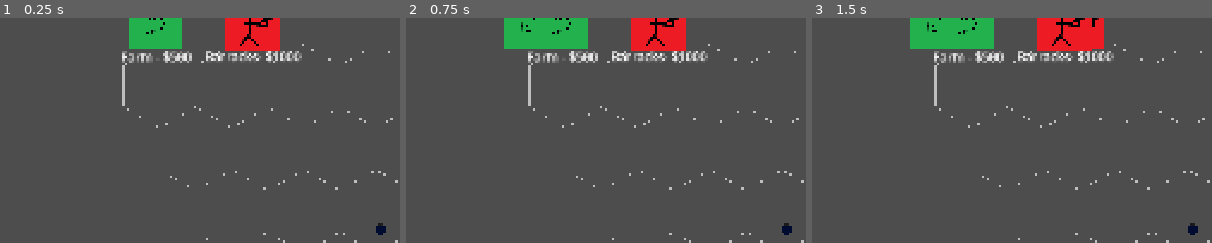
Above: before the commit, frames 1-3 (left to right).
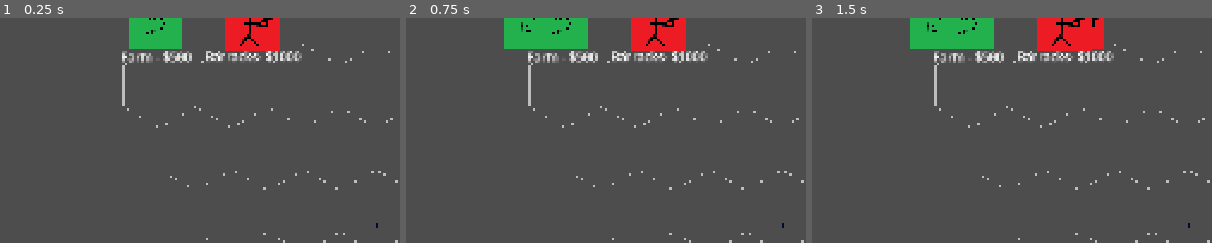
Above: after the commit, the same moments.

Repository: NathanBerglas/ROR-Testing
Game: Godot game, scene res://scenes/Player.tscn
Two runs of this game, one before a commit and one after it. Both use one fixed random seed, a clock stepped at 60 frames per second and the inputs below. This scene is started directly instead of the project's main scene.
Inputs (mouse positions are % of the whole screen's width and height, from its top left):
- Up to frame 1 (0.25 s): no input
- Up to frame 2 (0.75 s): click (19, 6) at 0.5 s
- Up to frame 3 (1.5 s): click (32, 6) at 1.25 s
The pictures show only the part of the screen within x 0-50%, y 5-55%; the shares and areas given below are measured in that part.

The runs differ from the first frame. In frame 1, 0.1% of the frame differs, in the area x 94-97%, y 91-97%; in frame 2, 0.1%; in frame 3, 0.1%.

Commit message:
Grid now updates each tick with the position of each meeple

Diff:
--- a/scenes/Meeples/meepleControl.tscn
+++ b/scenes/Meeples/meepleControl.tscn
@@ -16,8 +16,8 @@
 [node name="TargetMarker" type="Sprite2D" parent="."]
 modulate = Color(0.000645722, 0.218362, 1, 1)
 z_index = 1
-position = Vector2(531, 344)
-scale = Vector2(0.2, 0.2)
+position = Vector2(522.6, 336.1)
+scale = Vector2(0.06875, 0.0765625)
 texture = ExtResource("3_hkl3t")
 
 [node name="ColorRect" type="ColorRect" parent="."]
@@ -40,3 +40,6 @@
 layout_mode = 2
 theme_override_styles/focus = SubResource("StyleBoxEmpty_jurxu")
 text = "2 - Create/Merge Groups"
+
+[node name="Attack" type="Button" parent="VBoxContainer"]
+layout_mode = 2
--- a/scripts/Meeples/meeple.gd
+++ b/scripts/Meeples/meeple.gd
@@ -18,12 +18,12 @@
 var size = 1 #Size of the ARMY hashtag troops slay
 var groupNum = 0
 var min_distance = 9 # Squared
-var pos = Vector2(0,0)
+var pos = Vector2i(0, 0)
 var HP = 1
 
 func _physics_process(delta): #runs on each meeple every tick
 	label.text = str(HP)
-	pos = self.rb.get_global_position()
+
 
 
 	if (dest != null): #if a meeple has somewhere to go, goes to it
--- a/scripts/Meeples/meeple_control.gd
+++ b/scripts/Meeples/meeple_control.gd
@@ -5,6 +5,7 @@
 @onready var selection_box = $ColorRect
 @onready var RCLICKORDER = $VBoxContainer/Order
 @onready var RCLICKGROUP = $VBoxContainer/Group
+@onready var RCLICKATTACK= $VBoxContainer/Attack
 @onready var RCLICKMENU = $VBoxContainer
 
 var time = 0
@@ -43,13 +44,15 @@
 	RCLICKGROUP.button_up.connect(_on_group_button_released)
 	RCLICKORDER.button_down.connect(_on_order_button_pressed)
 	RCLICKORDER.button_up.connect(_on_order_button_released)
+	RCLICKATTACK.button_down.connect(_on_attack_button_pressed)
+	RCLICKATTACK.button_up.connect(_on_attack_button_released)
 
 func _process(delta): #Runs every tick
 	time += delta
 	#if playerID == multiplayer.get_unique_id():
 
 	#Goes through every meeple and sets them to their colour and resets their
-	mergeAllMeeples()
+	cleanMeeples()
 	for g in range(0,group.size()):
 		for node in range(0,group[g].size()):
 			if group[g][node].selected:
@@ -136,7 +139,7 @@
 			var rect = Rect2(selection_box.global_position, selection_box.size)
 			for g in group.size():
 				for m in group[g].size():
-					if rect.has_point(group[g][m].pos):
+					if rect.has_point(group[g][m].rb.get_global_position()):
 						group[g][m].selected = true
 
 						if g > 0:
@@ -214,6 +217,18 @@
 func _on_group_button_released():
 	RCLICKMENU.visible = false
 
+#Sends the meeple to attack the hex if there is something there
+func _on_attack_button_pressed():
+	group_targets[0] = grid._axial_hex_to_coord(grid._coord_to_axial_hex(RCLICKMENU.get_global_position()))
+	targetMarker.global_position = group_targets[0]
+	for g in group:
+		for m in g:
+			if m.selected:
+				m.dest = group_targets[0]
+				m.selected = false
+
+func _on_attack_button_released(): #Menu gone :(
+	RCLICKMENU.visible = false
 func removeEmptyGroups(): #Gets rid of all groups with no meeples
 	var cap = group.size()
 	var i = 0
@@ -307,11 +322,31 @@
 				if n1[MEEPLE_ID_INDEX] == n.UNIQUEID:
 					n.set_global_position(n1[MEEPLE_POS_INDEX])
 
-func mergeAllMeeples():
+func cleanMeeples():
 	var vectorsSeen = []
 	var vectorsSaved = []
+	var gridVectorsSeen = []
 	var found = false
+
+	# This algorithim goes through each meeple, saves the vector they are in, then sets the tile a meeple moved out of to clear
+	#It then sets all vectors seen to have a meeple in them in the grid
 	for i in range(unorderedMeeples.size()):
+		if unorderedMeeples[i].pos != grid._coord_to_axial_hex(unorderedMeeples[i].rb.get_global_position()):
+
+			if grid.axial_probe(unorderedMeeples[i].pos).classification == 3:
+
+				grid.update_grid(unorderedMeeples[i].pos, 0)
+			unorderedMeeples[i].pos = grid._coord_to_axial_hex(unorderedMeeples[i].rb.get_global_position())
+		gridVectorsSeen.push_back(grid._coord_to_axial_hex(unorderedMeeples[i].rb.get_global_position()))
+
+	for v in gridVectorsSeen:
+		if grid.axial_probe(v).classification == 0:
+			grid.update_grid(v, 3)
+
+
+	for i in range(unorderedMeeples.size()):
+
+
 
 		if atDest(unorderedMeeples[i]):
 			for v in vectorsSeen:
--- a/scripts/grid.gd
+++ b/scripts/grid.gd
@@ -26,6 +26,20 @@
 		return true
 	else: # This grid point is not empty!
 		return false # Throw error
+
+#Added by Jacob -> External script that doesn't care about rules, set tile to that classification
+#Chat if needed
+func update_grid(hex: Vector2i, classification: int):
+	var tile_to_update = grid[hex.x][hex.y]
+	print(classification)
+	grid[hex.x][hex.y] = tile.new(tile_to_update.hex, classification)
+	print(grid[hex.x][hex.y].classification)
+
+
+#Added by Jacob -> Prob by takes axial Hex
+func axial_probe(coordinate: Vector2i):
+	var tile_pos: Vector2i = coordinate
+	return grid[tile_pos.x][tile_pos.y]
 
 
 # Takes the precise hex location and properly rounds it
